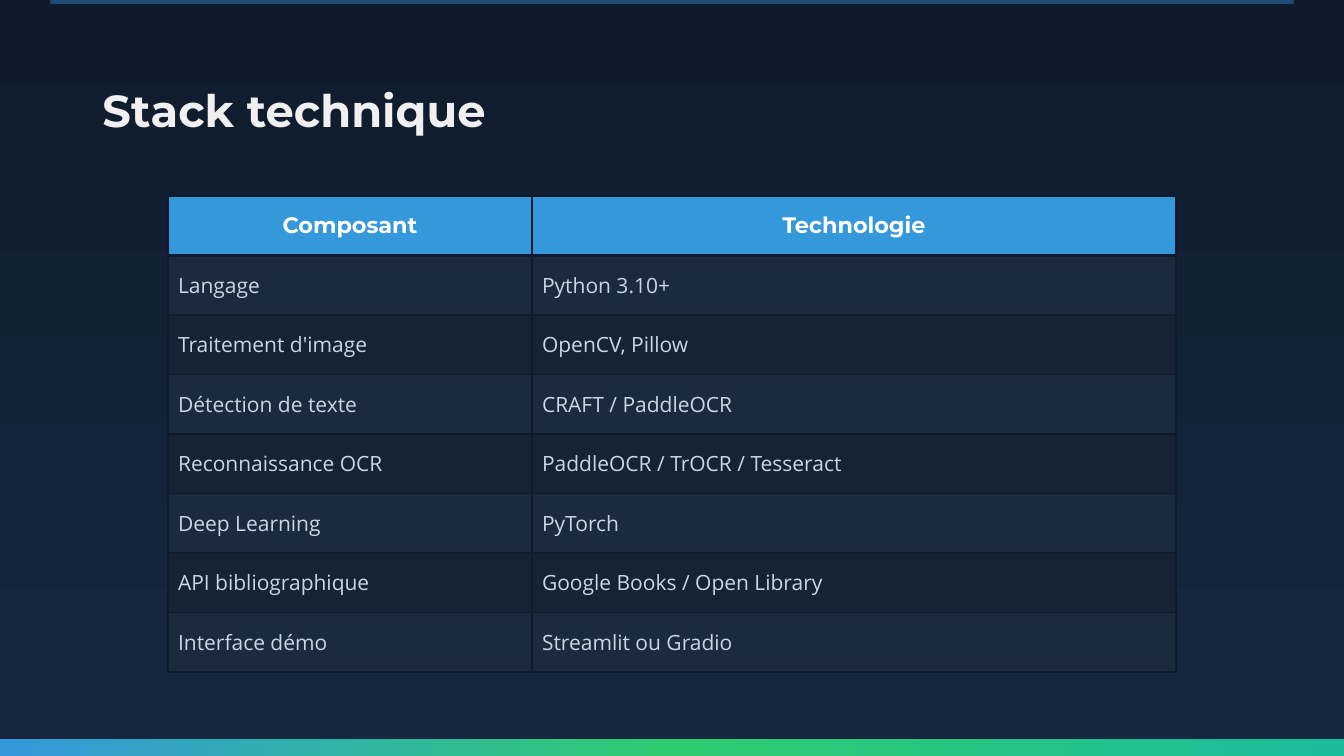
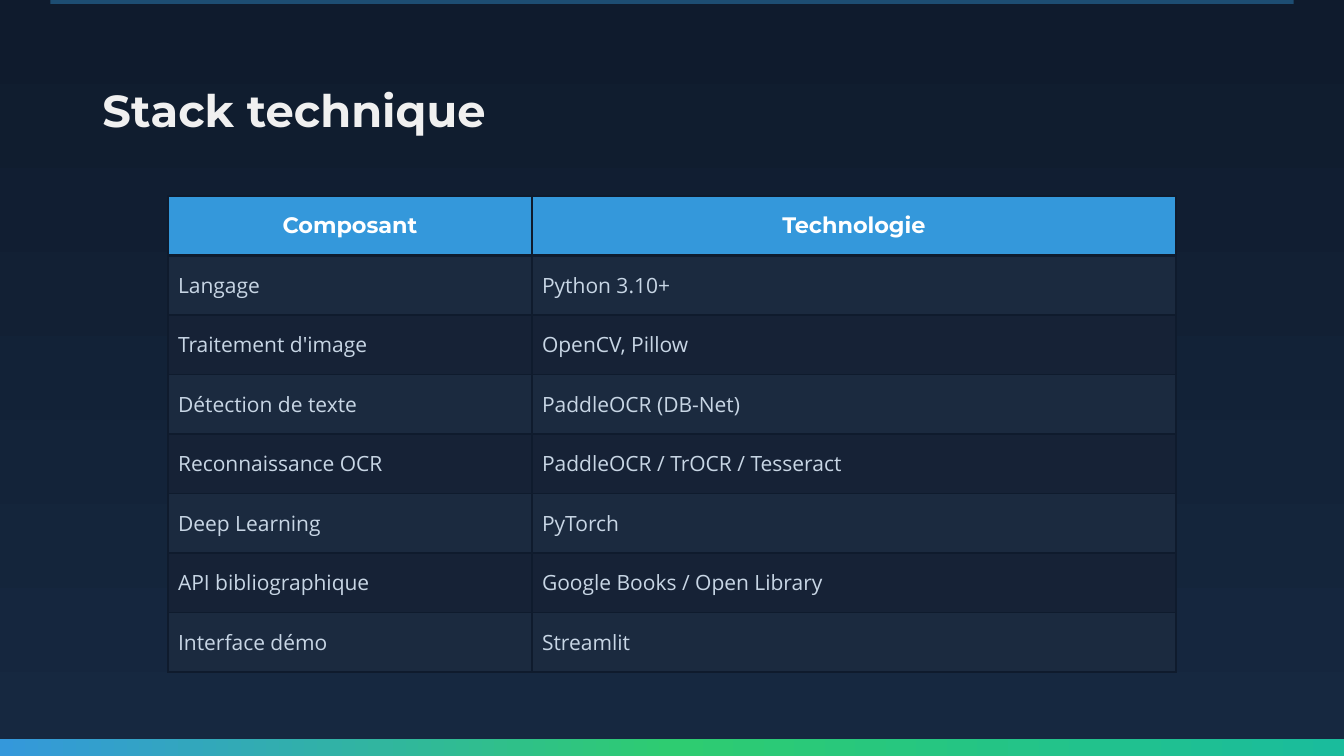
Before and after one commit to toba75/CV_Mini_Projet, a slide deck: slide 6 of docs/Shelf Scan.pptx. Drawn at 1344x756 pixels with LibreOffice and Linux fonts; fonts in the diff are those of the drawing. Boxes give left, top, right and bottom in pixels: in the first picture for what was removed or moved away, otherwise in the second. Text is boxed around its words. In the diff, an @@ line names an element or a change of style, - is before the commit and + after.

```diff
--- a/docs/Shelf Scan.pptx
+++ b/docs/Shelf Scan.pptx
@@ table at (168, 196, 1177, 671) @@
-row 4, column 2: CRAFT / PaddleOCR
+row 4, column 2: PaddleOCR (DB-Net)
-row 8, column 2: Streamlit ou Gradio
+row 8, column 2: Streamlit
```
Also in this commit, not shown: 3 other slides changed, 1 other file.
